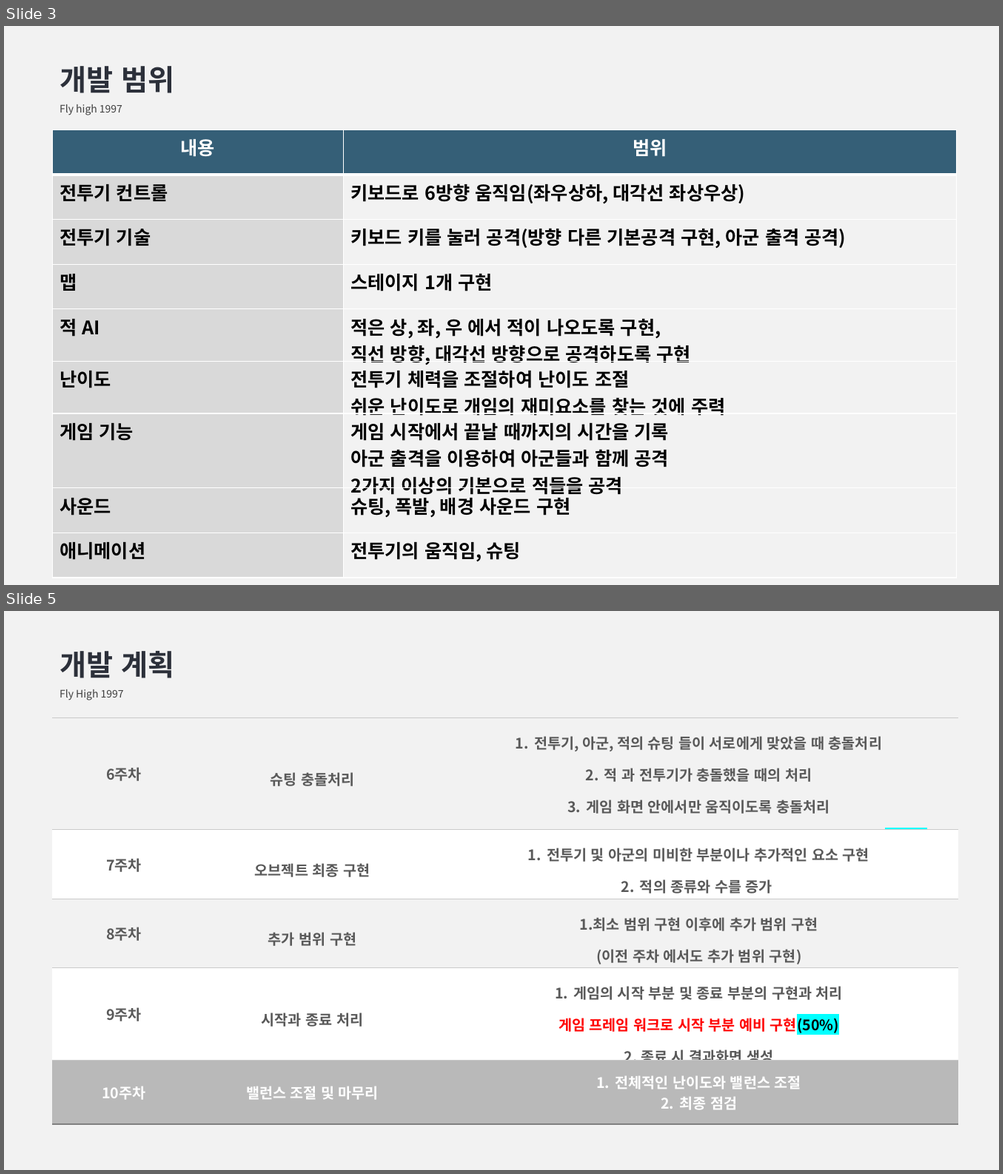
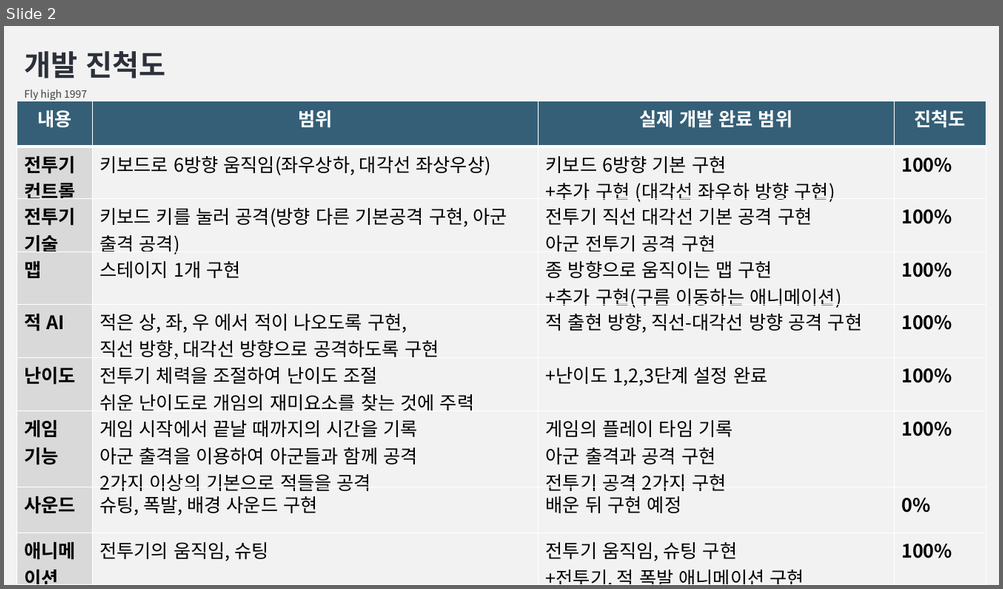
Before and after one commit to DongNyeonKim/2016182007_2DGP_TermProject, a slide deck: ppt/2d 겜프-3차.pptx. Shown one above the other, each under a label of ours: slides 3 and 5 before the commit, slide 2 after it; the slides between them are not shown. The pictures are 1003x1174 and 1003x589 pixels, drawn with LibreOffice and Linux fonts; fonts in the diff are those of the drawing. Boxes give left, top, right and bottom in pixels: in the first picture for what was removed or moved away, otherwise in the second. Text is boxed around its words. In the diff, an @@ line names an element or a change of style, - is before the commit and + after.

Commit message:
9주차 -5
발표를 위한 무적모드 구현
ppt 업로드

```diff
--- a/ppt/2d 겜프-3차.pptx
+++ b/ppt/2d 겜프-3차.pptx
@@ slide 5 removed at (4,611,999,1170), background #F2F2F2 @@
@@ text removed at (60,651,174,701) @@
-개발 계획
-Fly High 1997
@@ table removed at (53,718,959,1122), 5 rows, 3 columns @@
-6주차 | 슈팅 충돌처리 | 전투기, 아군, 적의 슈팅 들이 서로에게 맞았을 때 충돌처리 / 적 과 전투기가 충돌했을 때의 처리 / 게임 화면 안에서만 움직이도록 충돌처리 / 전투기 화면 안의 충돌 처리, 총알이 화면 밖으로 나갈 경우 삭제 구현 (50%)
-7주차 | 오브젝트 최종 구현 | 전투기 및 아군의 미비한 부분이나 추가적인 요소 구현 / 적의 종류와 수를 증가
-8주차 | 추가 범위 구현 | 1.최소 범위 구현 이후에 추가 범위 구현 / (이전 주차 에서도 추가 범위 구현)
-9주차 | 시작과 종료 처리 | 게임의 시작 부분 및 종료 부분의 구현과 처리 / 게임 프레임 워크로 시작 부분 예비 구현(50%) / 2. 종료 시 결과화면 생성
-10주차 | 밸런스 조절 및 마무리 | 전체적인 난이도와 밸런스 조절 / 최종 점검
@@ what was slide 3 is now slide 2 @@
@@ slide 2 changed as well @@
@@ text "개발 진척도": place and size @@
-text "개발 진척도" at (60,66,174,116)
+text "개발 진척도" at (24,51,165,100)
@@ text at (24,51,165,79): text changed @@
-개발 범위
+개발 진척도
@@ table at (17,101,986,585) @@
+column 3: 실제 개발 완료 범위 | 키보드 6방향 기본 구현 / +추가 구현 (대각선 좌우하 방향 구현) | 전투기 직선 대각선 기본 공격 구현 / 아군 전투기 공격 구현 | 종 방향으로 움직이는 맵 구현 / +추가 구현(구름 이동하는 애니메이션) | 적 출현 방향, 직선-대각선 방향 공격 구현 | +난이도 1,2,3단계 설정 완료 | 게임의 플레이 타임 기록 / 아군 출격과 공격 구현 / 전투기 공격 2가지 구현 | 배운 뒤 구현 예정 | 전투기 움직임, 슈팅 구현 / +전투기, 적 폭발 애니메이션 구현
+column 4: 진척도 | 100% | 100% | 100% | 100% | 100% | 100% | 0% | 100%
@@ table: place and size @@
-table at (53,130,957,578)
+table at (17,101,986,585)
```
Also in this commit, not shown: 2 other slides changed, 2 other slides removed, 4 other files.
